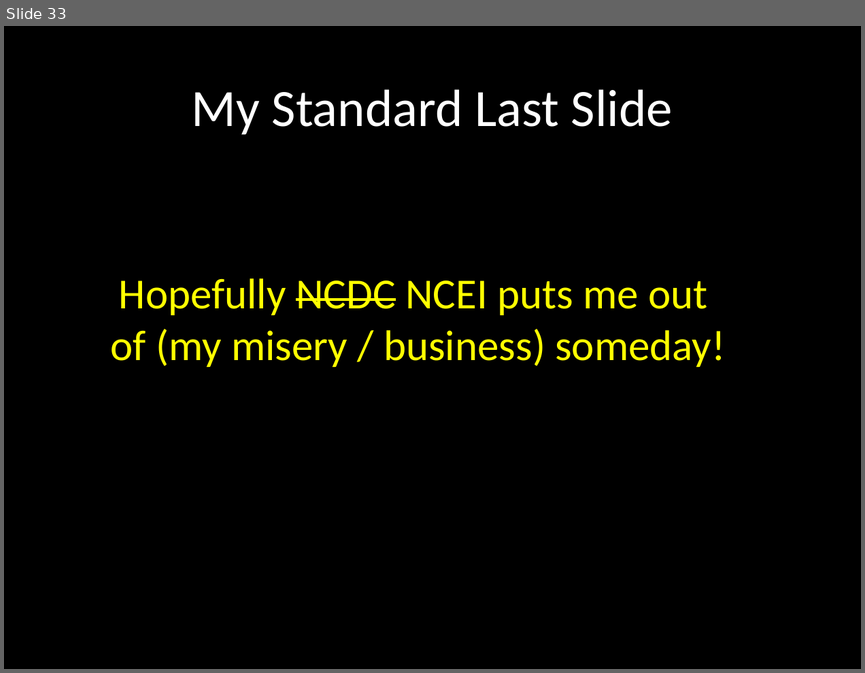
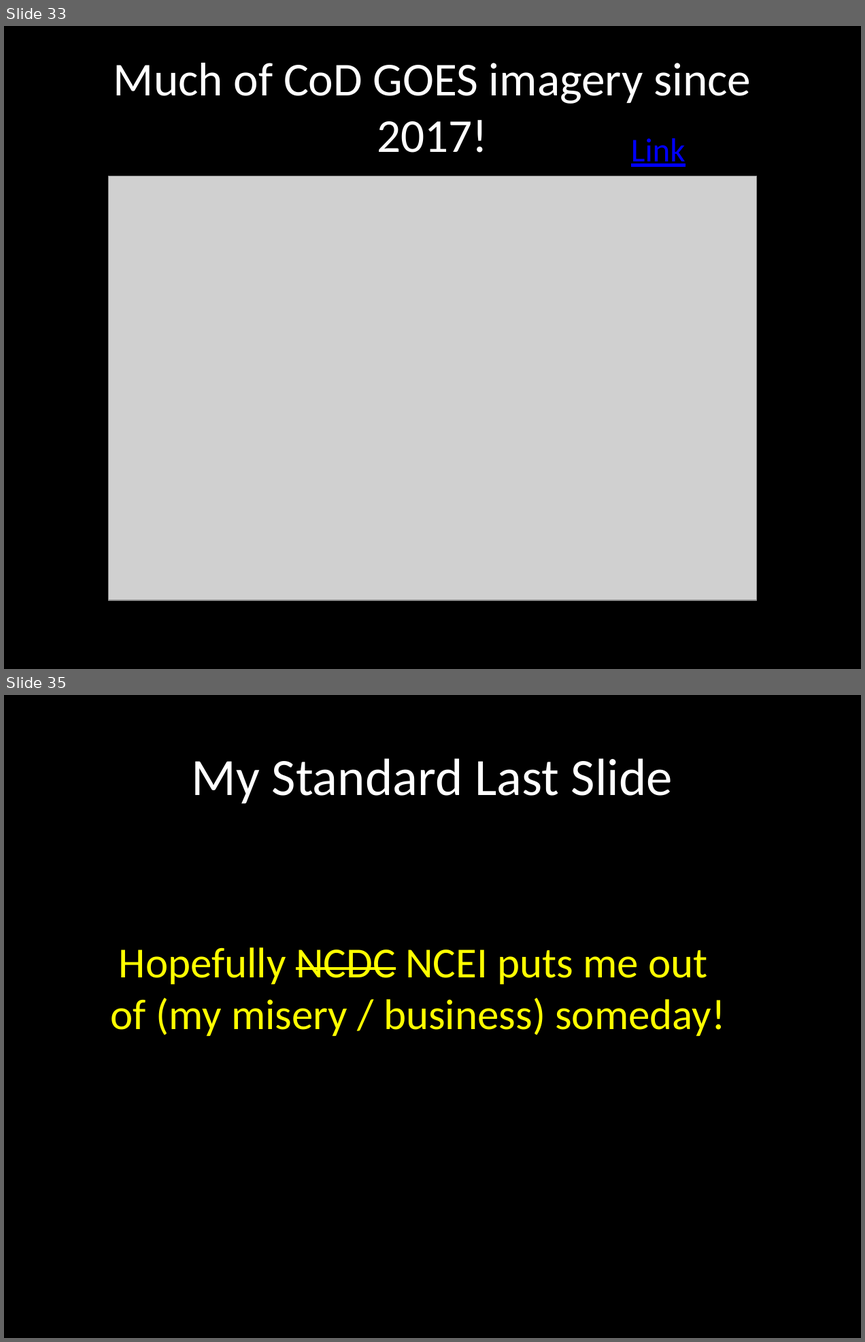
Before and after one commit to akrherz/akrherz, a slide deck: presentations/260702_tbw/tbw_herzmann.pptx. Shown one above the other, each under a label of ours: slide 33 before the commit, slides 33 and 35 after it; the slides between them are not shown. The pictures are 865x673 and 865x1342 pixels, drawn with LibreOffice and Linux fonts; fonts in the diff are those of the drawing; grey boxes stand for pictures. Boxes give left, top, right and bottom in pixels: in the first picture for what was removed or moved away, otherwise in the second. Text is boxed around its words. In the diff, an @@ line names an element or a change of style, - is before the commit and + after.

```diff
--- a/presentations/260702_tbw/tbw_herzmann.pptx
+++ b/presentations/260702_tbw/tbw_herzmann.pptx
@@ slide 33 added at (x1=4, y1=26, x2=861, y2=669), background #000000 @@
@@ title added at (x1=113, y1=63, x2=751, y2=152), 39.6 pt, text #FFFFFF @@
+Much of CoD GOES imagery since 2017!
@@ text added at (x1=631, y1=138, x2=685, y2=167), 28 pt, text #0000FF, underline @@
+Link
@@ picture added at (x1=109, y1=176, x2=757, y2=600) @@
@@ what was slide 33 is now slide 35 @@
```
Also in this commit, not shown: 1 slide changed, 1 other slide added, 2 other files.
